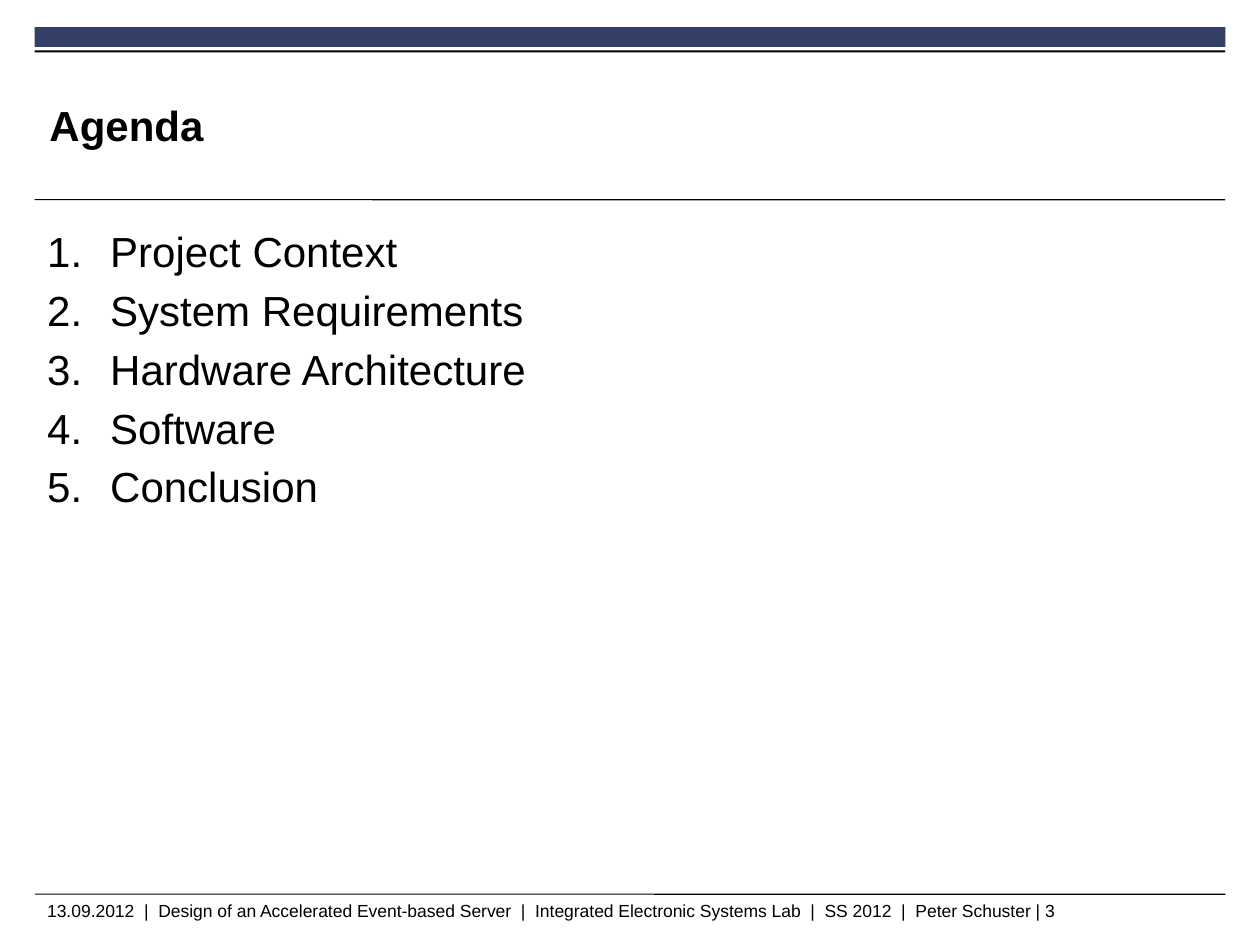
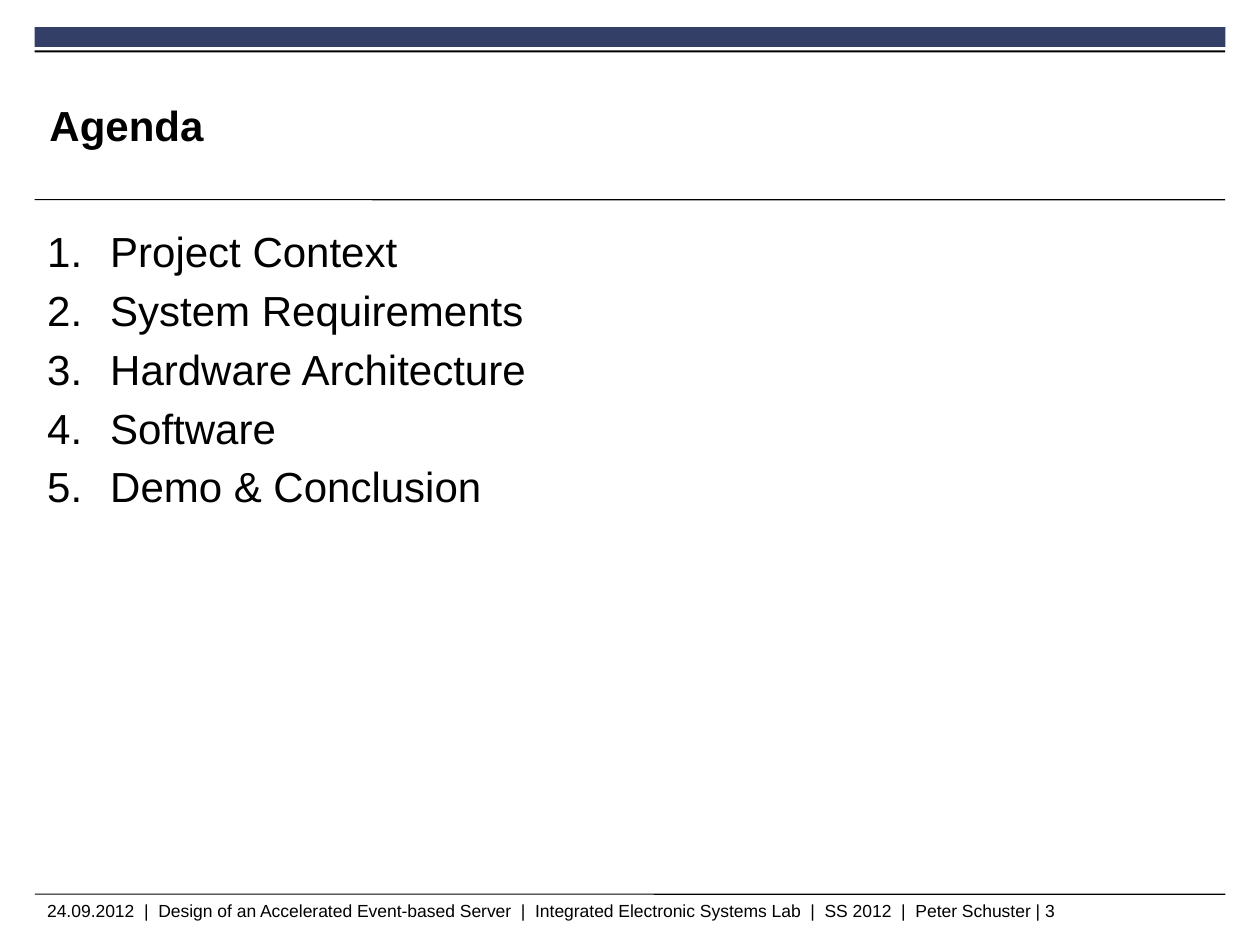
Before and after one commit to peschuster/ies-http-project, a slide deck: slide 3 of IesHttpProject.pptx. Drawn at 1260x945 pixels with LibreOffice and Linux fonts; fonts in the diff are those of the drawing; background and template pictures are left out. Boxes give left, top, right and bottom in pixels: in the first picture for what was removed or moved away, otherwise in the second. Text is boxed around its words. In the diff, an @@ line names an element or a change of style, - is before the commit and + after.

```diff
--- a/IesHttpProject.pptx
+++ b/IesHttpProject.pptx
@@ text at [110,471,481,503]: text changed @@
-5. Conclusion
+5. Demo & Conclusion
@@ text at [47,904,1055,921]: text changed @@
-13.09.2012 | Design of an Accelerated Event-based Server | Integrated Electronic Systems Lab | SS 2012 | Peter Schuster | 3
+24.09.2012 | Design of an Accelerated Event-based Server | Integrated Electronic Systems Lab | SS 2012 | Peter Schuster | 3
```
Also in this commit, not shown: 10 other slides changed, 24 slides added, 4 slides removed.
